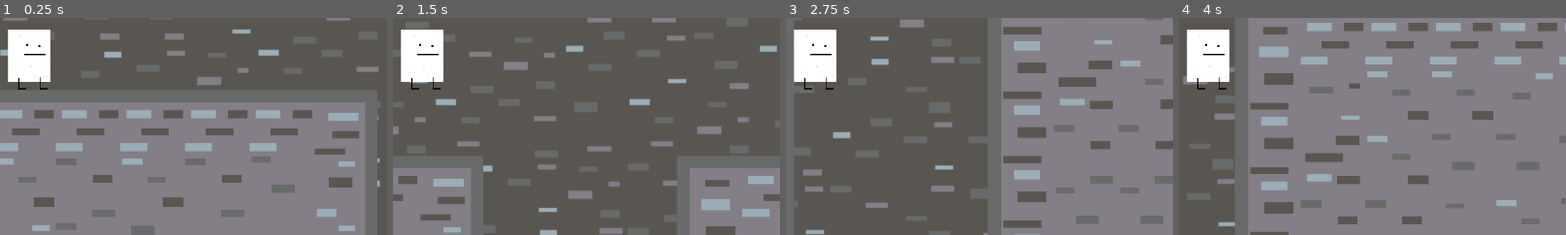
Above: before the commit, frames 1-4 (left to right).
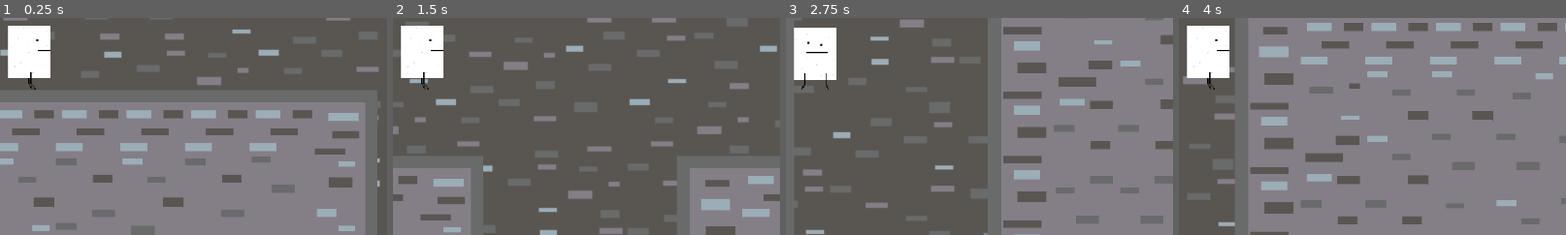
Above: after the commit, the same moments.

Repository: Reicher/soy-boy
Game: Godot game, scene res://main.tscn
Two runs of this game, one before a commit and one after it. Both use one fixed random seed, a clock stepped at 60 frames per second and the inputs below.
Inputs:
- Up to frame 1 (0.25 s): no input
- Up to frame 2 (1.5 s): tap Enter (ui_accept) at 0.5, 0.77 s; hold Right (ui_right) from 0.53 s (still down)
- Up to frame 3 (2.75 s): tap Enter (ui_accept) at 1.52 s; release Right (ui_right) at 2.03 s; hold Left (ui_left) from 2.03 s (still down)
- Up to frame 4 (4 s): release Left (ui_left) at 2.78 s; hold Right (ui_right) from 2.78 s (still down); tap Enter (ui_accept) at 3.02, 3.77 s
The pictures show only the part of the screen within x 46-96%, y 41-91%; the shares and areas given below are measured in that part.

The runs differ from the first frame. In frame 1, 0.6% of the frame differs, in the area x 2-14%, y 3-34%; in frame 2, 0.6%; in frame 3, 0.4%; in frame 4, 0.6%.

Commit message:
Add run, jump and wall slide animations

Diff:
--- a/scene/soyBoy.tscn
+++ b/scene/soyBoy.tscn
@@ -1,33 +1,163 @@
-[gd_scene load_steps=7 format=3 uid="uid://d2oaltmp1jsma"]
+[gd_scene load_steps=23 format=3 uid="uid://d2oaltmp1jsma"]
 
 [ext_resource type="Script" path="res://script/soyBoy.gd" id="1_tunai"]
 [ext_resource type="Texture2D" uid="uid://c3lsyda1bdt6t" path="res://assets/images/soyboy.png" id="2_hgdso"]
 [ext_resource type="Texture2D" uid="uid://dpwjgsiyvnjxv" path="res://assets/images/droplet.png" id="4_y7nlc"]
 
-[sub_resource type="AtlasTexture" id="AtlasTexture_0eknt"]
+[sub_resource type="AtlasTexture" id="AtlasTexture_o85q2"]
 atlas = ExtResource("2_hgdso")
 region = Rect2(0, 0, 64, 64)
+
+[sub_resource type="AtlasTexture" id="AtlasTexture_ouh5a"]
+atlas = ExtResource("2_hgdso")
+region = Rect2(512, 0, 64, 64)
+
+[sub_resource type="AtlasTexture" id="AtlasTexture_imh65"]
+atlas = ExtResource("2_hgdso")
+region = Rect2(576, 0, 64, 64)
+
+[sub_resource type="AtlasTexture" id="AtlasTexture_m4m5m"]
+atlas = ExtResource("2_hgdso")
+region = Rect2(640, 0, 64, 64)
+
+[sub_resource type="AtlasTexture" id="AtlasTexture_d3xk5"]
+atlas = ExtResource("2_hgdso")
+region = Rect2(704, 0, 64, 64)
+
+[sub_resource type="AtlasTexture" id="AtlasTexture_4kll5"]
+atlas = ExtResource("2_hgdso")
+region = Rect2(768, 0, 64, 64)
+
+[sub_resource type="AtlasTexture" id="AtlasTexture_ueu08"]
+atlas = ExtResource("2_hgdso")
+region = Rect2(832, 0, 64, 64)
+
+[sub_resource type="AtlasTexture" id="AtlasTexture_ab1s0"]
+atlas = ExtResource("2_hgdso")
+region = Rect2(64, 0, 64, 64)
+
+[sub_resource type="AtlasTexture" id="AtlasTexture_ktek4"]
+atlas = ExtResource("2_hgdso")
+region = Rect2(128, 0, 64, 64)
+
+[sub_resource type="AtlasTexture" id="AtlasTexture_xua1m"]
+atlas = ExtResource("2_hgdso")
+region = Rect2(192, 0, 64, 64)
+
+[sub_resource type="AtlasTexture" id="AtlasTexture_wx0ii"]
+atlas = ExtResource("2_hgdso")
+region = Rect2(256, 0, 64, 64)
+
+[sub_resource type="AtlasTexture" id="AtlasTexture_u55vt"]
+atlas = ExtResource("2_hgdso")
+region = Rect2(320, 0, 64, 64)
+
+[sub_resource type="AtlasTexture" id="AtlasTexture_7k0lg"]
+atlas = ExtResource("2_hgdso")
+region = Rect2(384, 0, 64, 64)
+
+[sub_resource type="AtlasTexture" id="AtlasTexture_xp3np"]
+atlas = ExtResource("2_hgdso")
+region = Rect2(448, 0, 64, 64)
+
+[sub_resource type="AtlasTexture" id="AtlasTexture_unq20"]
+atlas = ExtResource("2_hgdso")
+region = Rect2(512, 0, 64, 64)
+
+[sub_resource type="AtlasTexture" id="AtlasTexture_d3a7h"]
+atlas = ExtResource("2_hgdso")
+region = Rect2(896, 0, 64, 64)
+
+[sub_resource type="AtlasTexture" id="AtlasTexture_dj7ek"]
+atlas = ExtResource("2_hgdso")
+region = Rect2(960, 0, 64, 64)
 
 [sub_resource type="SpriteFrames" id="SpriteFrames_1oocc"]
 animations = [{
 "frames": [{
 "duration": 1.0,
-"texture": SubResource("AtlasTexture_0eknt")
+"texture": SubResource("AtlasTexture_o85q2")
 }],
 "loop": true,
-"name": &"default",
+"name": &"idle",
 "speed": 5.0
+}, {
+"frames": [{
+"duration": 0.3,
+"texture": SubResource("AtlasTexture_ouh5a")
+}, {
+"duration": 0.4,
+"texture": SubResource("AtlasTexture_imh65")
+}, {
+"duration": 0.2,
+"texture": SubResource("AtlasTexture_m4m5m")
+}, {
+"duration": 0.6,
+"texture": SubResource("AtlasTexture_d3xk5")
+}, {
+"duration": 1.0,
+"texture": SubResource("AtlasTexture_4kll5")
+}, {
+"duration": 1.0,
+"texture": SubResource("AtlasTexture_ueu08")
+}],
+"loop": false,
+"name": &"jump",
+"speed": 15.0
+}, {
+"frames": [{
+"duration": 1.0,
+"texture": SubResource("AtlasTexture_ab1s0")
+}, {
+"duration": 1.0,
+"texture": SubResource("AtlasTexture_ktek4")
+}, {
+"duration": 1.0,
+"texture": SubResource("AtlasTexture_xua1m")
+}, {
+"duration": 1.0,
+"texture": SubResource("AtlasTexture_wx0ii")
+}, {
+"duration": 1.0,
+"texture": SubResource("AtlasTexture_u55vt")
+}, {
+"duration": 1.0,
+"texture": SubResource("AtlasTexture_7k0lg")
+}, {
+"duration": 1.0,
+"texture": SubResource("AtlasTexture_xp3np")
+}, {
+"duration": 1.0,
+"texture": SubResource("AtlasTexture_unq20")
+}],
+"loop": true,
+"name": &"run",
+"speed": 13.0
+}, {
+"frames": [{
+"duration": 1.0,
+"texture": SubResource("AtlasTexture_d3a7h")
+}, {
+"duration": 1.0,
+"texture": SubResource("AtlasTexture_dj7ek")
+}],
+"loop": true,
+"name": &"wall slide",
+"speed": 8.0
 }]
 
 [sub_resource type="RectangleShape2D" id="RectangleShape2D_xvak4"]
 size = Vector2(42, 59)
 
 [node name="SoyBoy" type="CharacterBody2D"]
+texture_filter = 1
 position = Vector2(534, 459)
 script = ExtResource("1_tunai")
 
 [node name="AnimatedSprite2D" type="AnimatedSprite2D" parent="."]
 sprite_frames = SubResource("SpriteFrames_1oocc")
+animation = &"jump"
+autoplay = "idle"
 
 [node name="CollisionShape2D" type="CollisionShape2D" parent="."]
 position = Vector2(0, 2.5)
--- a/script/soyBoy.gd
+++ b/script/soyBoy.gd
@@ -12,6 +12,7 @@
 var doWallJump = false
 
 var previous_velocity = Vector2.ZERO  # To track velocity between frames
+var is_jumping = false
 
 func _physics_process(delta):
 	var direction = Input.get_axis("ui_left", "ui_right")
@@ -47,19 +48,32 @@
 	previous_velocity = velocity
 
 func _setAnimation(direction):
-	if velocity.x > 0: animatedSprite.flip_h = false
-	elif velocity.x < 0: animatedSprite.flip_h = true
+	if velocity.x > 0:
+		animatedSprite.flip_h = false
+	elif velocity.x < 0:
+		animatedSprite.flip_h = true
 	elif velocity.x == 0:
-		if direction > 0: animatedSprite.flip_h = false
-		elif direction < 0: animatedSprite.flip_h = true
+		if direction > 0:
+			animatedSprite.flip_h = false
+		elif direction < 0:
+			animatedSprite.flip_h = true
 
-
-	if is_on_wall_only() && (velocity.x != 0 || direction != 0):
+	if is_on_wall_only() and (velocity.x != 0 or direction != 0):
 		animatedSprite.flip_h = !animatedSprite.flip_h
 
-	#if !is_on_floor(): animatedSprite.play("jump")
-	#elif direction != 0: animatedSprite.play("run")
-	#else: animatedSprite.play("idle")
+	if is_on_wall():
+		is_jumping = false  # Reset jumping flag when sliding on the wall
+		animatedSprite.play("wall slide")
+	elif !is_on_floor():
+		if !is_jumping:
+			is_jumping = true  # Set the jumping flag when starting a jump
+			animatedSprite.play("jump")  # Play the jump animation once
+	elif velocity.x != 0:
+		is_jumping = false  # Reset jumping flag when running on the ground
+		animatedSprite.play("run")
+	else:
+		is_jumping = false  # Reset jumping flag when idle on the ground
+		animatedSprite.play("idle")
 
 func _on_wall_jump_timer_timeout():
 	doWallJump = false
Binary file changed: assets/images/soyboy.aseprite
Binary file changed: assets/images/soyboy.png
